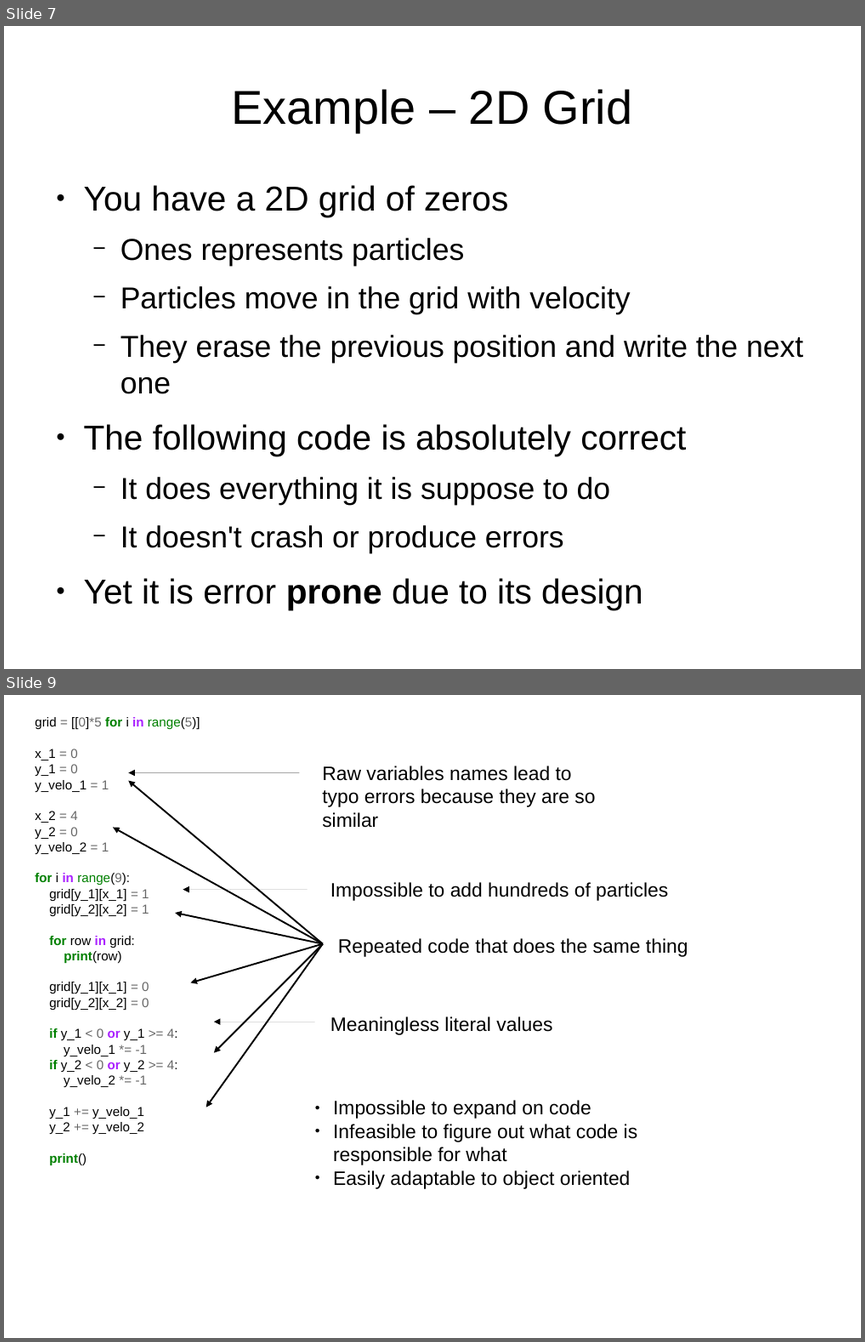
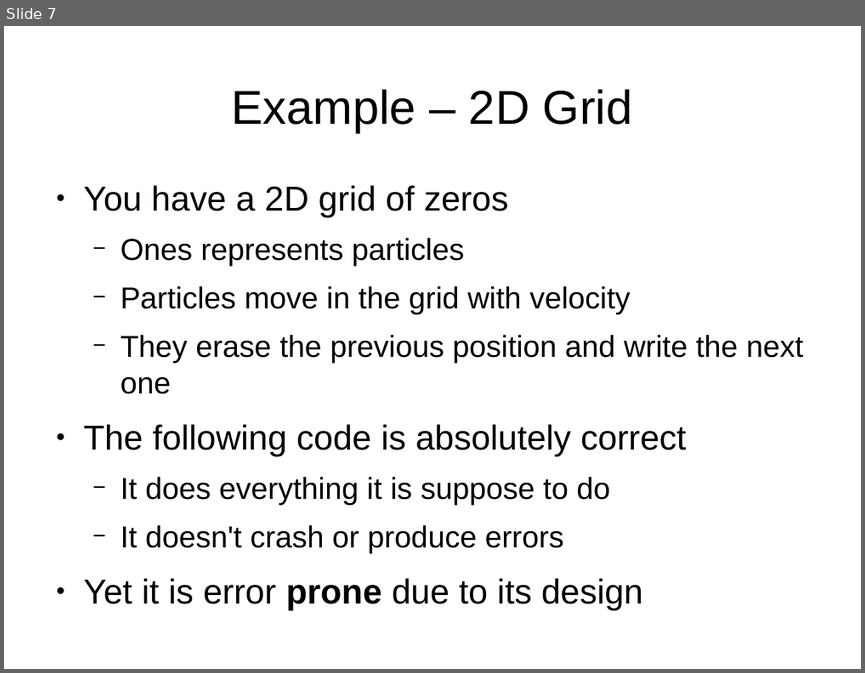
Before and after one commit to f0lie/refactoring_example, a slide deck: safe_code_pt2.odp. Shown one above the other, each under a label of ours: slides 7 and 9 before the commit, slide 7 after it; the slides between them are not shown. The pictures are 865x1342 and 865x673 pixels, drawn with LibreOffice and Linux fonts; fonts in the diff are those of the drawing. Boxes give left, top, right and bottom in pixels: in the first picture for what was removed or moved away, otherwise in the second. Text is boxed around its words. In the diff, an @@ line names an element or a change of style, - is before the commit and + after.

```diff
--- a/safe_code_pt2.odp
+++ b/safe_code_pt2.odp
@@ slide 9 removed at [4, 695, 861, 1338], background #FFFFFF @@
@@ text removed at [35, 717, 200, 1165] @@
-grid = [[0]*5 for i in range(5)]
-x_1 = 0
-y_1 = 0
-y_velo_1 = 1
-x_2 = 4
-y_2 = 0
-y_velo_2 = 1
-for i in range(9):
-grid[y_1][x_1] = 1
-grid[y_2][x_2] = 1
-for row in grid:
-print(row)
-grid[y_1][x_1] = 0
-grid[y_2][x_2] = 0
-if y_1 < 0 or y_1 >= 4:
-y_velo_1 *= -1
-if y_2 < 0 or y_2 >= 4:
-y_velo_2 *= -1
-y_1 += y_velo_1
-y_2 += y_velo_2
-print()
@@ text removed at [322, 766, 595, 828] @@
-Raw variables names lead to typo errors because they are so similar
@@ arrow removed from (300, 772) to (128, 772) @@
@@ arrow removed from (323, 944) to (128, 781) @@
@@ arrow removed from (323, 944) to (113, 827) @@
@@ arrow removed from (307, 890) to (182, 890) @@
@@ text removed at [330, 882, 668, 901] @@
-Impossible to add hundreds of particles
@@ arrow removed from (323, 944) to (175, 913) @@
@@ arrow removed from (323, 944) to (191, 982) @@
@@ arrow removed from (323, 944) to (206, 1107) @@
@@ arrow removed from (323, 944) to (214, 1053) @@
@@ text removed at [338, 938, 688, 957] @@
-Repeated code that does the same thing
@@ arrow removed from (315, 1021) to (214, 1021) @@
@@ text removed at [330, 1016, 552, 1035] @@
-Meaningless literal values
@@ text removed at [333, 1100, 638, 1189] @@
-● Impossible to expand on code
-● Infeasible to figure out what code is responsible for what
-● Easily adaptable to object oriented
```
Also in this commit, not shown: 7 slides changed, 9 slides added, 2 other slides removed, 1 other file.
